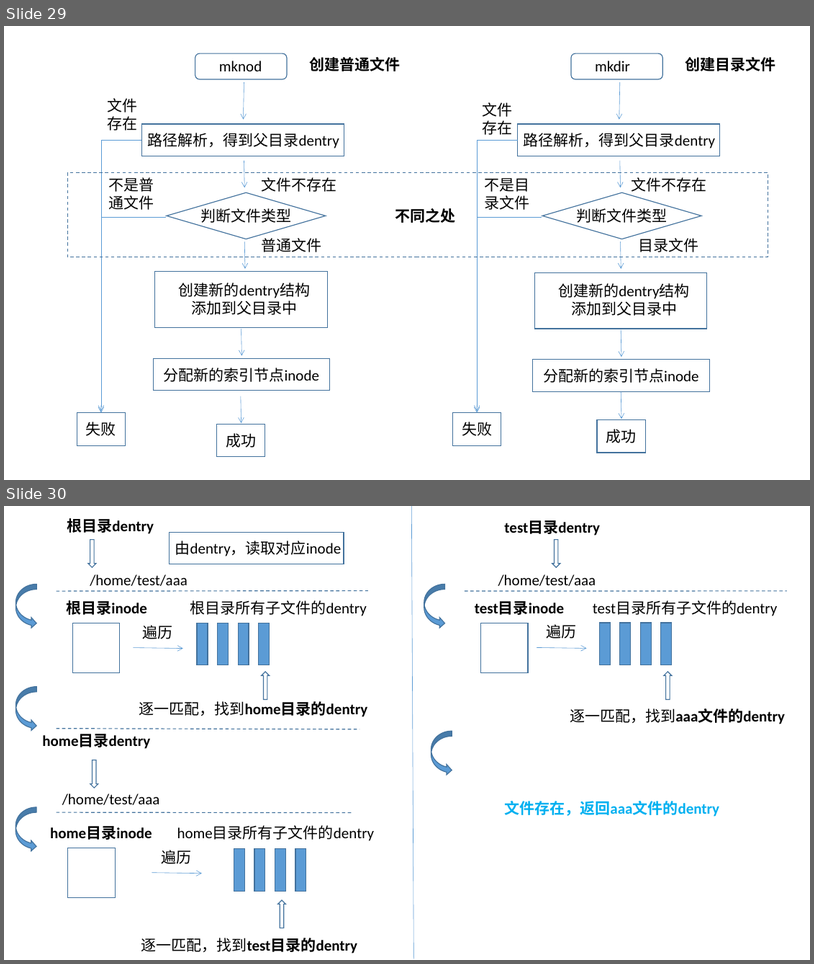
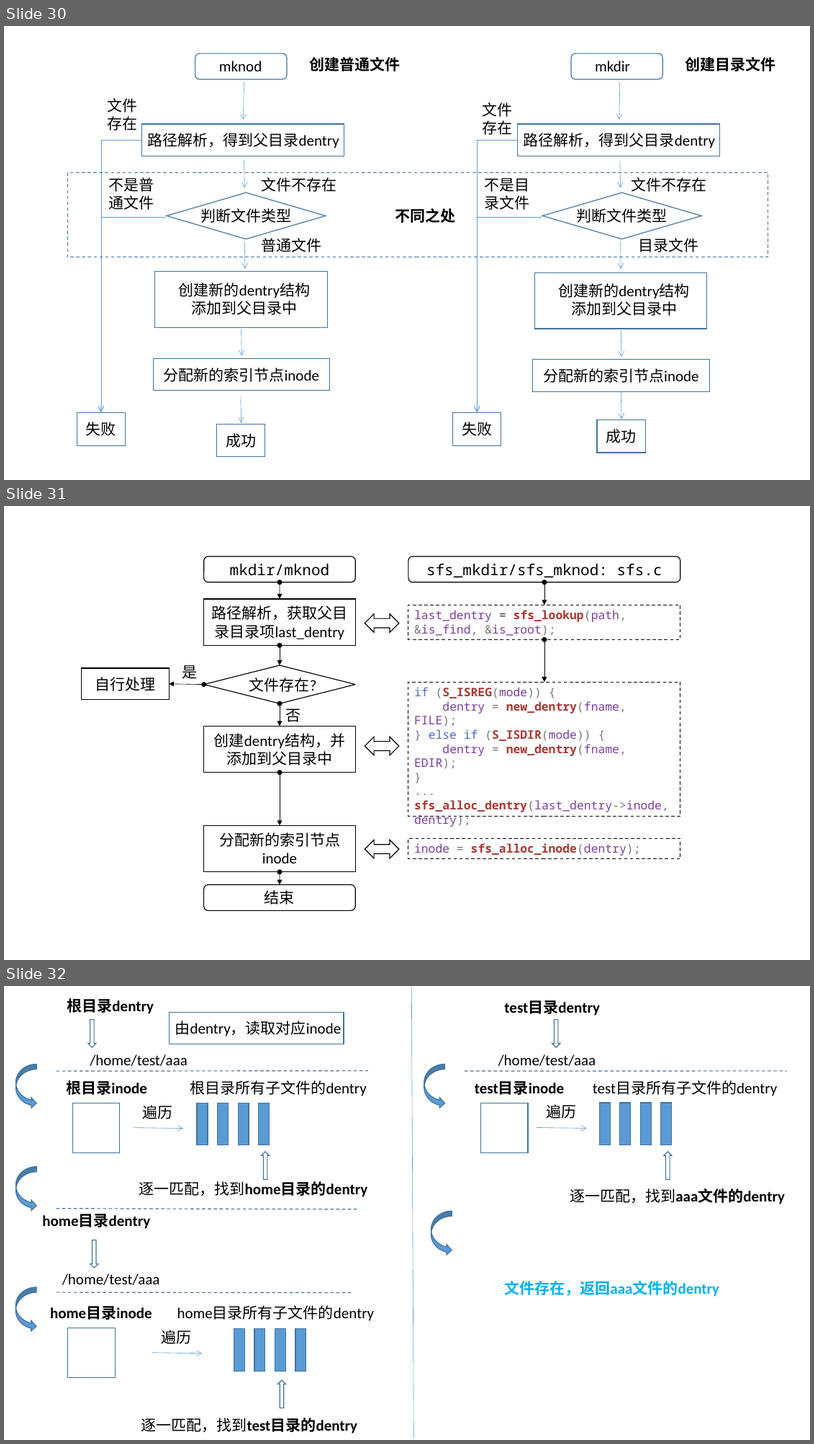
Before and after one commit to hitsz-cslab/os-labs, a slide deck: docs/lab5/绘图_new.pptx. Shown one above the other, each under a label of ours: slides 29 and 30 before the commit, slides 30, 31 and 32 after it. The pictures are 814x964 and 814x1444 pixels, drawn with LibreOffice and Linux fonts; fonts in the diff are those of the drawing. Boxes give left, top, right and bottom in pixels: in the first picture for what was removed or moved away, otherwise in the second. Text is boxed around its words. In the diff, an @@ line names an element or a change of style, - is before the commit and + after.

```diff
--- a/docs/lab5/绘图_new.pptx
+++ b/docs/lab5/绘图_new.pptx
@@ slide 31 added at (4, 506, 810, 960), background #FFFFFF @@
@@ group added at (82, 556, 681, 911): 8 double arrows, 7 rectangles, 3 rounded rectangles, 3 up down arrows, 2 texts, 1 diamond @@
+mkdir/mknod
+路径解析，获取父目录目录项last_dentry
+文件存在?
+创建dentry结构，并添加到父目录中
+分配新的索引节点inode
+last_dentry = sfs_lookup(path, &is_find, &is_root);
+if (S_ISREG(mode)) {
+dentry = new_dentry(fname, FILE);
+} else if (S_ISDIR(mode)) {
+dentry = new_dentry(fname, EDIR);
+}
+...
+sfs_alloc_dentry(last_dentry->inode, dentry);
+sfs_mkdir/sfs_mknod: sfs.c
+inode = sfs_alloc_inode(dentry);
+结束
+否
+是
+自行处理
@@ what was slide 29 is now slide 30 @@
@@ what was slide 30 is now slide 32 @@
```
Also in this commit, not shown: 4 slides changed, 5 other slides added, 1 slide removed, 11 other files.
